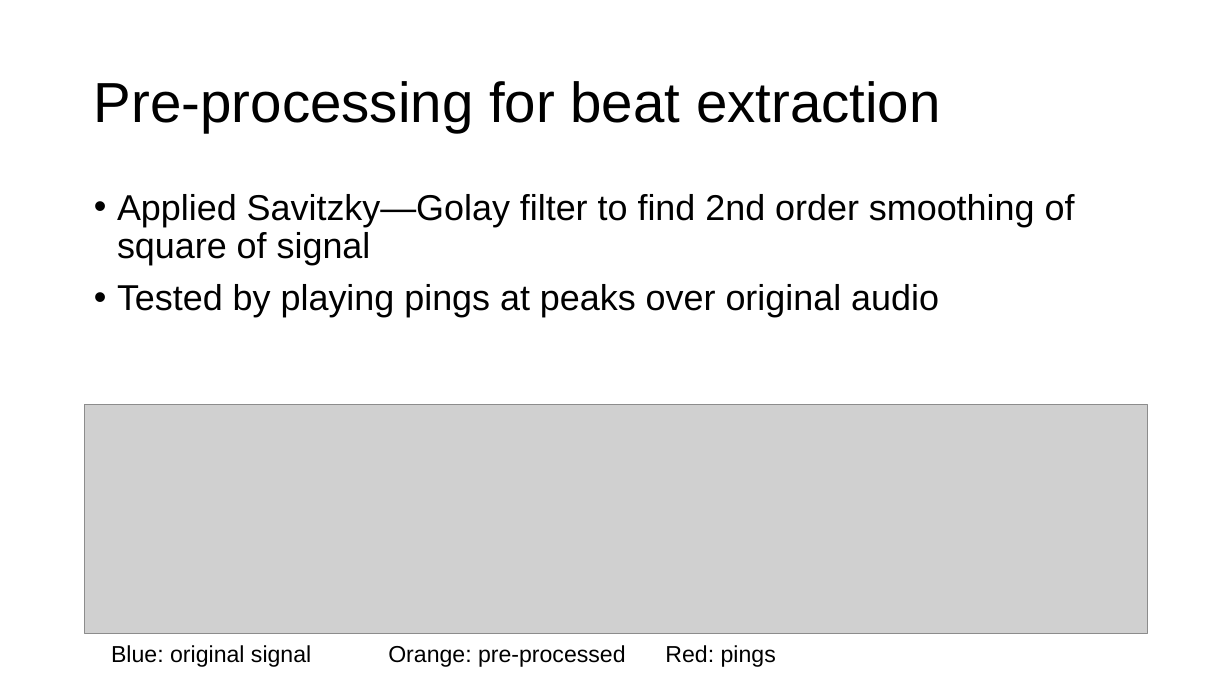
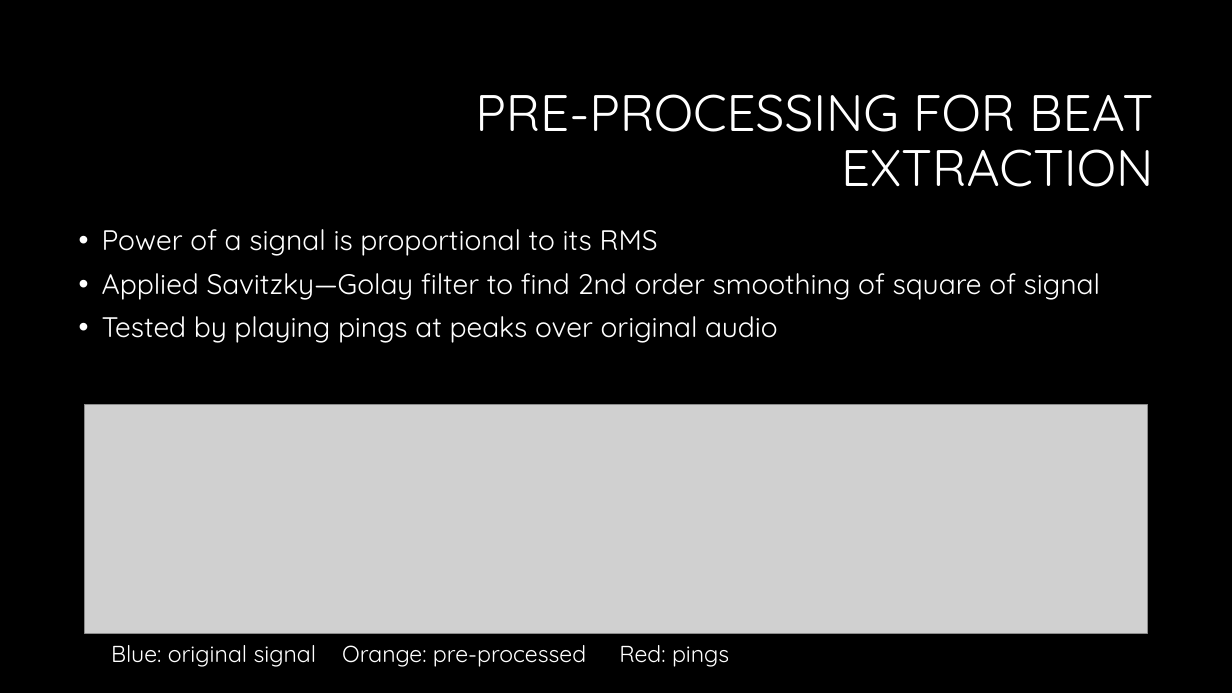
Before and after one commit to chenhi/groove_gang, a slide deck: slide 6 of presentation.pptx (slide 2 before the commit). Drawn at 1232x693 pixels with LibreOffice and Linux fonts; fonts in the diff are those of the drawing; grey boxes stand for pictures. Boxes give left, top, right and bottom in pixels: in the first picture for what was removed or moved away, otherwise in the second. Text is boxed around its words. In the diff, an @@ line names an element or a change of style, - is before the commit and + after.

```diff
--- a/presentation.pptx
+++ b/presentation.pptx
@@ background #FFFFFF to #000000 @@
@@ title at bbox=[475, 94, 1153, 187]: text changed; size 44 to 40 pt; font Arial to Quicksand; text colour #000000 to #FFFFFF @@
-Pre-processing for beat extraction
+PRE-PROCESSING FOR BEAT EXTRACTION
@@ text "Power of a signal is ...": place and size @@
-text "Power of a signal is ..." at bbox=[117, 194, 1075, 317]
+text "Power of a signal is ..." at bbox=[102, 229, 1100, 343]
@@ text at bbox=[102, 229, 658, 256]: paragraph added @@
+• Power of a signal is proportional to its RMS
@@ text at bbox=[102, 273, 1100, 343]: size 28 to 22 pt, font Arial to Quicksand, text colour #000000 to #FFFFFF in "Applied Savitzky—Golay filter to find 2nd order ...", "Tested by playing pings at peaks over ..." @@
@@ text "Blue: original signal Orange: pre-processed ..." at bbox=[111, 645, 729, 667]: font Arial to Quicksand, text colour #000000 to #FFFFFF @@
```
Also in this commit, not shown: 5 other slides changed, 10 slides added, 2 slides removed, 13 other files.
